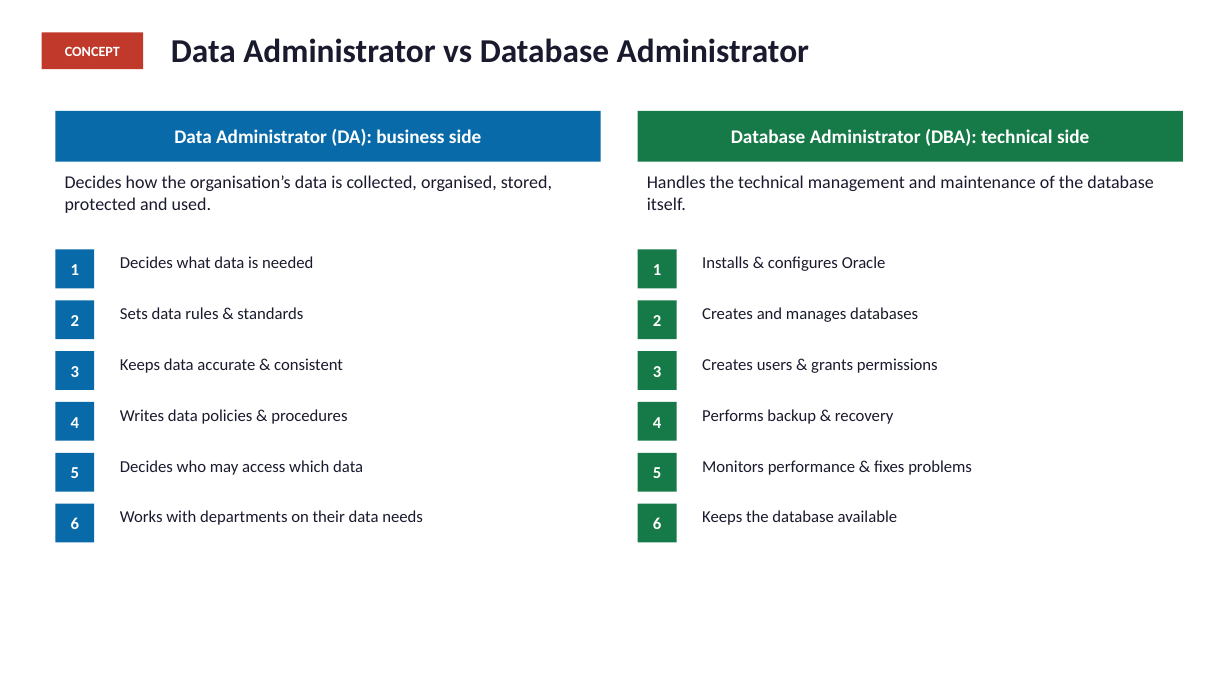
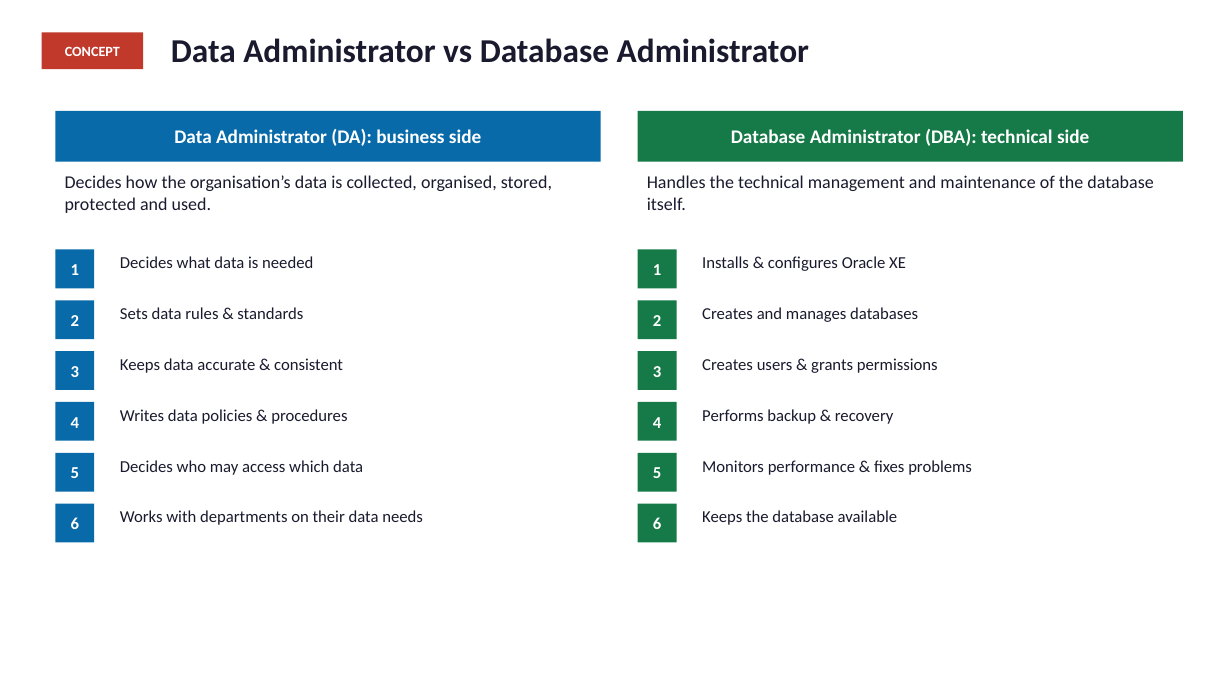
Before and after one commit to mashinsp/motiondesign, a slide deck: slide 15 of SQL_Developer_Installation_updated.pptx. Drawn at 1232x693 pixels with LibreOffice and Linux fonts; fonts in the diff are those of the drawing. Boxes give left, top, right and bottom in pixels: in the first picture for what was removed or moved away, otherwise in the second. Text is boxed around its words. In the diff, an @@ line names an element or a change of style, - is before the commit and + after.

```diff
--- a/SQL_Developer_Installation_updated.pptx
+++ b/SQL_Developer_Installation_updated.pptx
@@ text at (702, 256, 906, 271): text changed @@
-Installs & configures Oracle
+Installs & configures Oracle XE
```
Also in this commit, not shown: 5 other slides changed.
